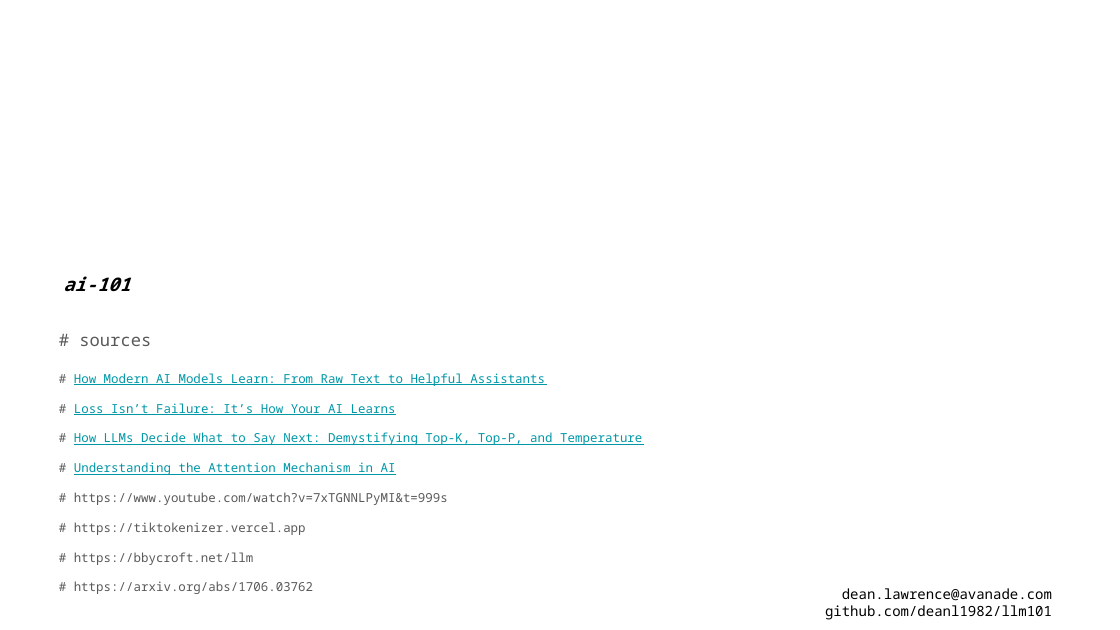
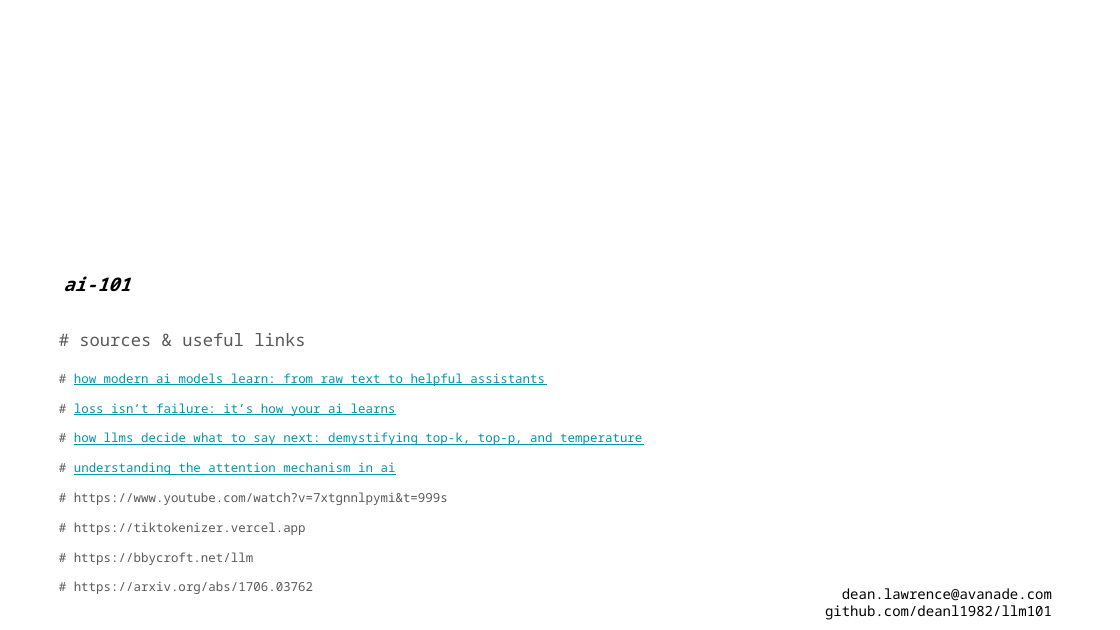
Before and after one commit to deanl1982/llm101, a slide deck: slide 13 of llm101.pptx (slide 12 before the commit). Drawn at 1120x630 pixels with LibreOffice and Linux fonts; fonts in the diff are those of the drawing. Boxes give left, top, right and bottom in pixels: in the first picture for what was removed or moved away, otherwise in the second. Text is boxed around its words. In the diff, an @@ line names an element or a change of style, - is before the commit and + after.

Commit message:
Updated PPT to v0.3

```diff
--- a/llm101.pptx
+++ b/llm101.pptx
@@ text at [74, 333, 642, 505]: text changed @@
-# sources
-# How Modern AI Models Learn: From Raw Text to Helpful Assistants
-# Loss Isn’t Failure: It’s How Your AI Learns
-# How LLMs Decide What to Say Next: Demystifying Top-K, Top-P, and Temperature
-# Understanding the Attention Mechanism in AI
-# https://www.youtube.com/watch?v=7xTGNNLPyMI&t=999s
+# sources & useful links
+# how modern ai models learn: from raw text to helpful assistants
+# loss isn’t failure: it’s how your ai learns
+# how llms decide what to say next: demystifying top-k, top-p, and temperature
+# understanding the attention mechanism in ai
+# https://www.youtube.com/watch?v=7xtgnnlpymi&t=999s
```
Also in this commit, not shown: 6 other slides changed, 1 slide added.
